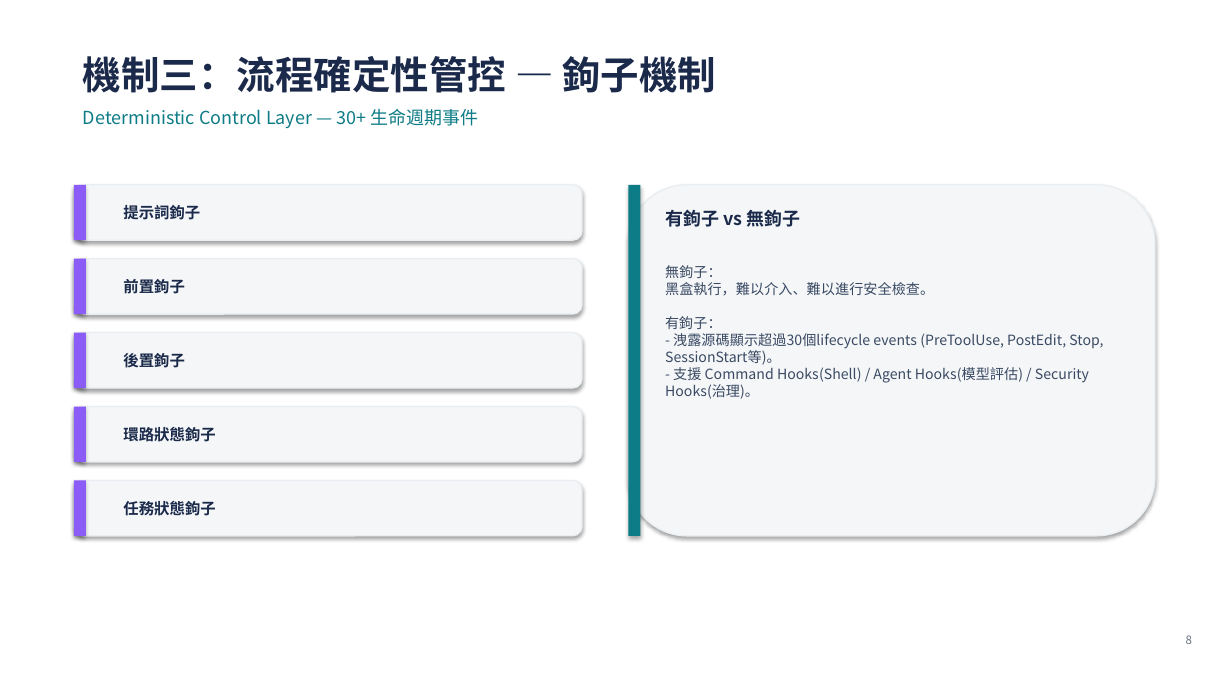
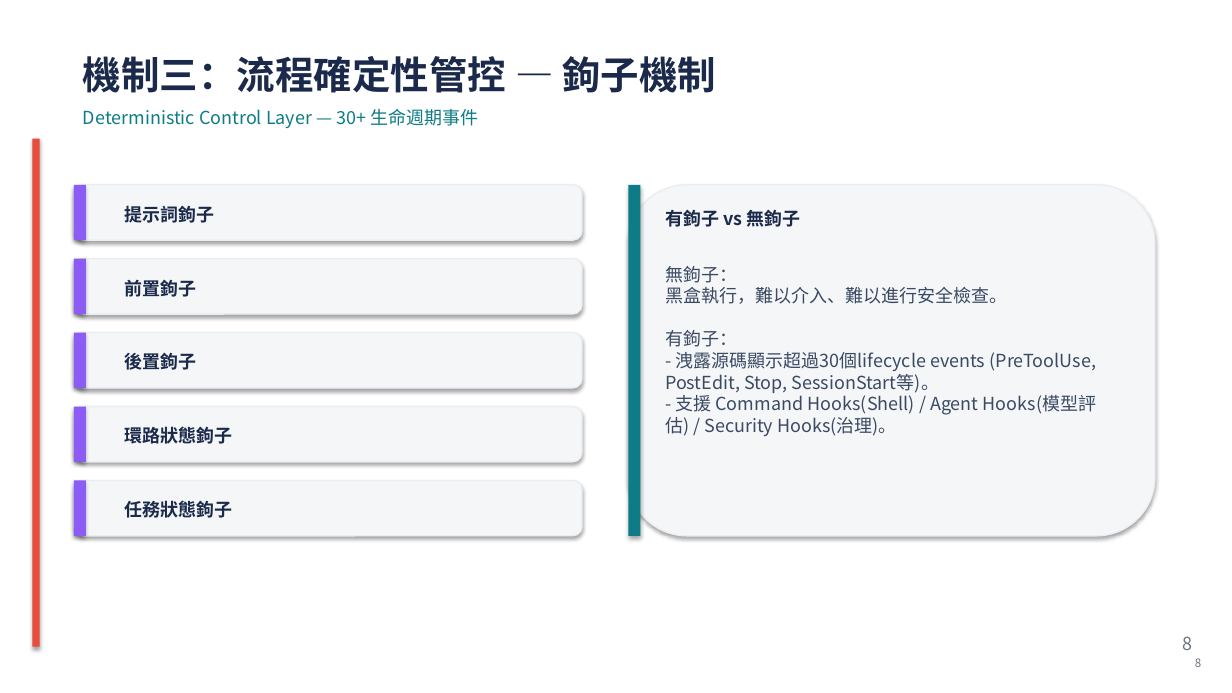
Before and after one commit to eddyzaeros-ops/ai-agent-harness-architecture, a slide deck: slide 8 of 智能體駕馭工程_Claude_Code簡報.pptx. Drawn at 1232x693 pixels with LibreOffice and Linux fonts; fonts in the diff are those of the drawing. Boxes give left, top, right and bottom in pixels: in the first picture for what was removed or moved away, otherwise in the second. Text is boxed around its words. In the diff, an @@ line names an element or a change of style, - is before the commit and + after.

Commit message:
chore: upgrade PPTX body font size to 14pt and sync updated docs

```diff
--- a/智能體駕馭工程_Claude_Code簡報.pptx
+++ b/智能體駕馭工程_Claude_Code簡報.pptx
@@ rectangle added at (32, 139, 40, 647), fill #E74C3C @@
@@ text "無鉤子： 黑盒執行，難以介入、難以進行安全檢查。 有鉤子： - 洩露源碼顯示超過30個lifecycle ..." at (665, 266, 1097, 436): size 11 to 14 pt @@
@@ size 12 to 14 pt in 5 elements at (124, 205, 214, 223), (124, 280, 196, 297), (124, 353, 196, 370), (124, 426, 232, 444), (124, 500, 232, 518) @@
@@ text "8" at (1182, 636, 1192, 650): size 9 to 14 pt @@
@@ text added at (1195, 658, 1201, 667), 9 pt, text #6B7280 @@
+8
```
Also in this commit, not shown: 14 other slides changed, 4 other files.
